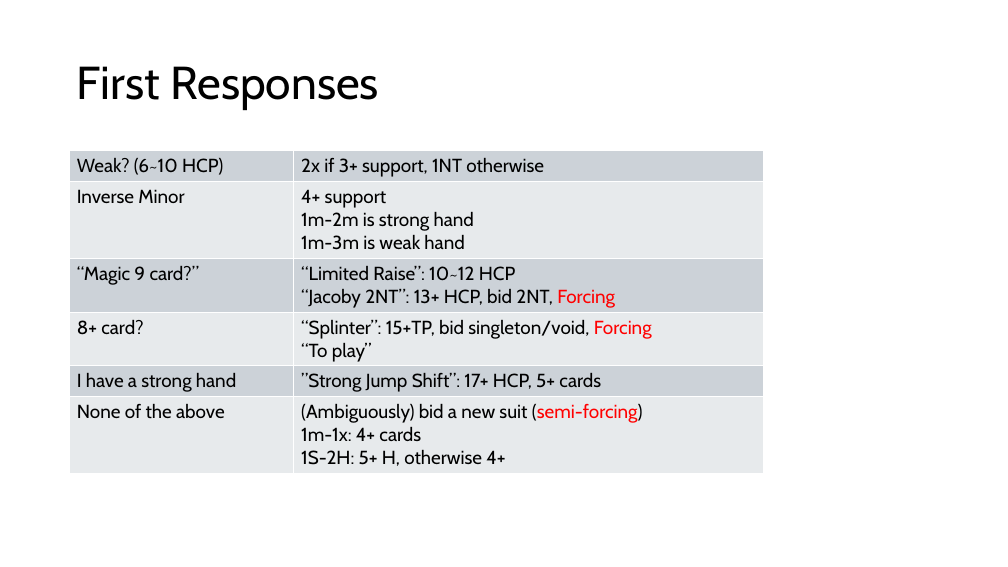
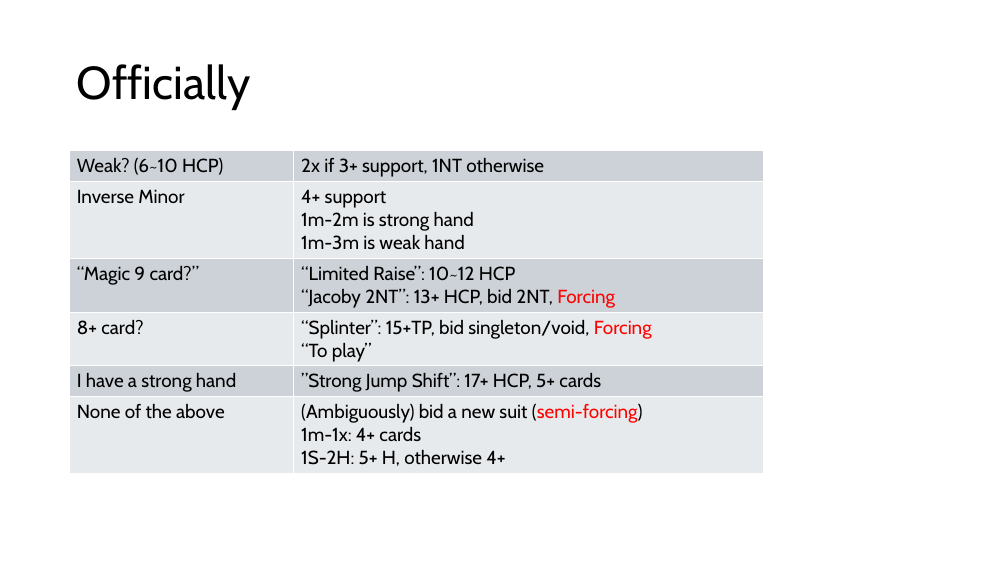
Before and after one commit to sywhub/bridge101, a slide deck: slide 33 of lectures.pptx (slide 30 before the commit). Drawn at 1008x567 pixels with LibreOffice and Linux fonts; fonts in the diff are those of the drawing; background and template pictures are left out. Boxes give left, top, right and bottom in pixels: in the first picture for what was removed or moved away, otherwise in the second. Text is boxed around its words. In the diff, an @@ line names an element or a change of style, - is before the commit and + after.

```diff
--- a/lectures.pptx
+++ b/lectures.pptx
@@ title at bbox=[77, 64, 251, 110]: text changed @@
-First Responses
+Officially
```
Also in this commit, not shown: 2 other slides changed, 17 slides added, 2 slides removed, 3 other files.
